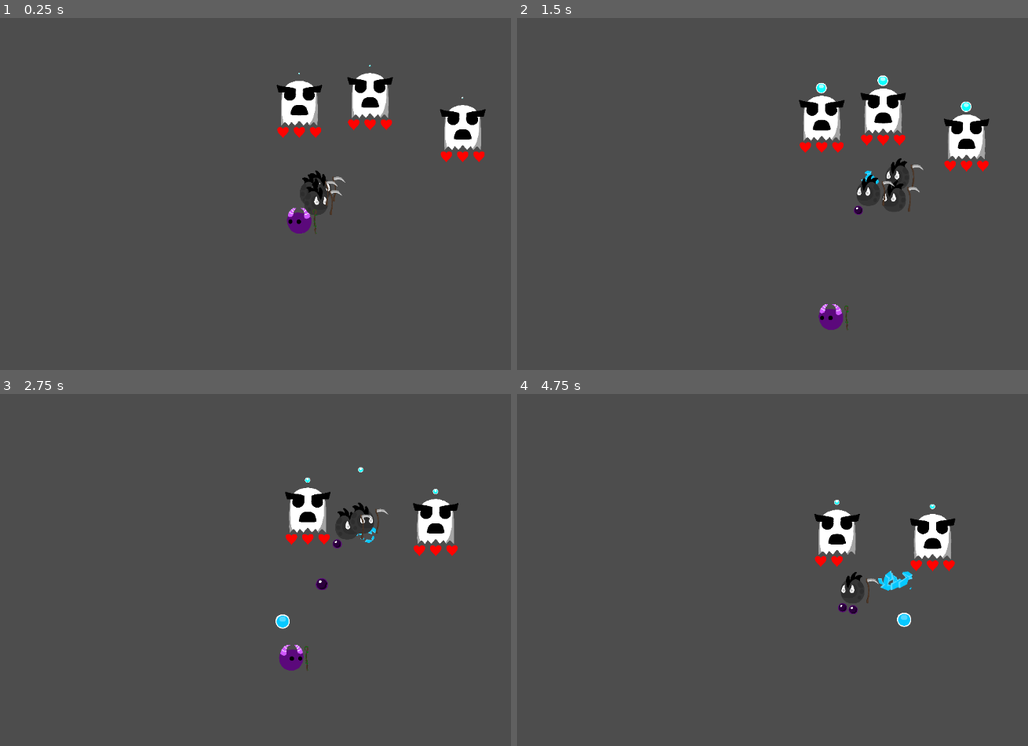
Above: before the commit, frames 1-4 (two rows, left to right).
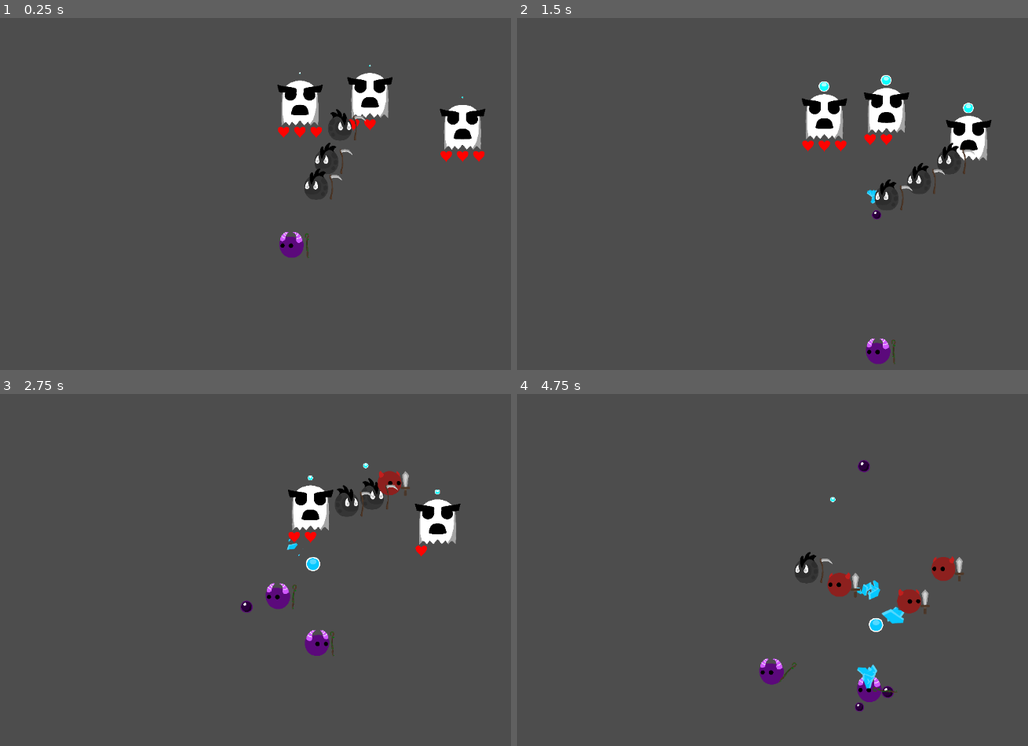
Above: after the commit, the same moments.

Repository: HoneyPony/impish-descent-future
Game: Godot game, scene res://Game.tscn
The game is run twice, just before and just after one commit, with the same random seed, the same clock (stepped at 60 frames per second) and the same inputs.
Inputs (mouse positions are in pixels of both pictures, inside the frame that each line leads up to):
- Up to frame 1 (0.25 s): no input
- Up to frame 2 (1.5 s): move the mouse to (966, 176) at 0.52 s; hold D (player_right) 0.53-1.28 s; move the mouse to (706, 211) at 1.27 s
- Up to frame 3 (2.75 s): move the mouse to (378, 492) at 2.02 s; hold D (player_right) from 2.03 s (still down)
- Up to frame 4 (4.75 s): move the mouse to (798, 640) at 2.77 s; move the mouse to (1017, 622) at 3.52 s; release D (player_right) at 3.53 s; move the mouse to (644, 517) at 4.27 s

The runs differ from the first frame. In frame 1, 2.0% of the frame differs, in the area x 54-96%, y 13-69%; in frame 2, 3.7%; in frame 3, 3.6%; in frame 4, 4.8%, in the area x 47-88%, y 18-91%.

Commit message:
Various tweaks to player movement.?

Diff:
--- a/buffs/buff_projectile.gd
+++ b/buffs/buff_projectile.gd
@@ -6,6 +6,8 @@
 
 # IMPORTANT: ALL  PROJECTILES MUST IMPLEMENT THIS
 func hit_target():
+	# Reset to None so we don't help more than one player
+	buff = GS.Buff.None
 	die()
 
 func die():
--- a/players/player.gd
+++ b/players/player.gd
@@ -231,7 +231,7 @@
 
 	var move_target = get_global_mouse_position()
 
-	var target_noise_nosmooth = Vector2.from_angle(randf_range(0, TAU)) * randf_range(0, 256.0)
+	var target_noise_nosmooth = Vector2.ZERO # Vector2.from_angle(randf_range(0, TAU)) * randf_range(256, 1024.0)
 	var smoothing = 0.05
 
 
@@ -295,14 +295,27 @@
 
 	move_target += target_noise
 	var vel = (move_target - global_position) * 5.0
-	velocity = vel.limit_length(256)
+	var target_vel = vel.limit_length(512)
+
+	velocity += (target_vel - velocity) * 0.5
 
 	# Add impulses for each nearby imp.
 	var all_players = get_tree().get_nodes_in_group("Players")
 	for imp in all_players:
+		var impulse_strength = 4096
+		var max_range = 1024
+		var stay_away = false
+		if current_class == GS.Class.Summoner && imp.current_class != GS.Class.Summoner:
+			stay_away = true
+		if current_class != GS.Class.Summoner && imp.current_class == GS.Class.Summoner:
+			stay_away = true
+		# summoners want to get hit, so make them stay far away from other imps.
+		if stay_away:
+			impulse_strength = 4096
+			max_range = 512
 		var to_vec = global_position - imp.global_position
-		if to_vec.length_squared() < 72.0 * 72.0:
-			var impulse = 1024.0 * to_vec / (to_vec.length_squared() + 0.005)
+		if to_vec.length_squared() < max_range * max_range:
+			var impulse = impulse_strength * to_vec / (to_vec.length_squared() + 0.005)
 			#print(impulse)
 			velocity += impulse
 
@@ -362,7 +375,7 @@
 		return
 	for i in range(0, 3):
 		# Don't consume buffs if we already have 3.
-		if buffs[i] == GS.Buff.None:
+		if buffs[i] == GS.Buff.None and body.buff != GS.Buff.None:
 			buffs[i] = body.buff
 			render_buffs()
 			body.hit_target()
